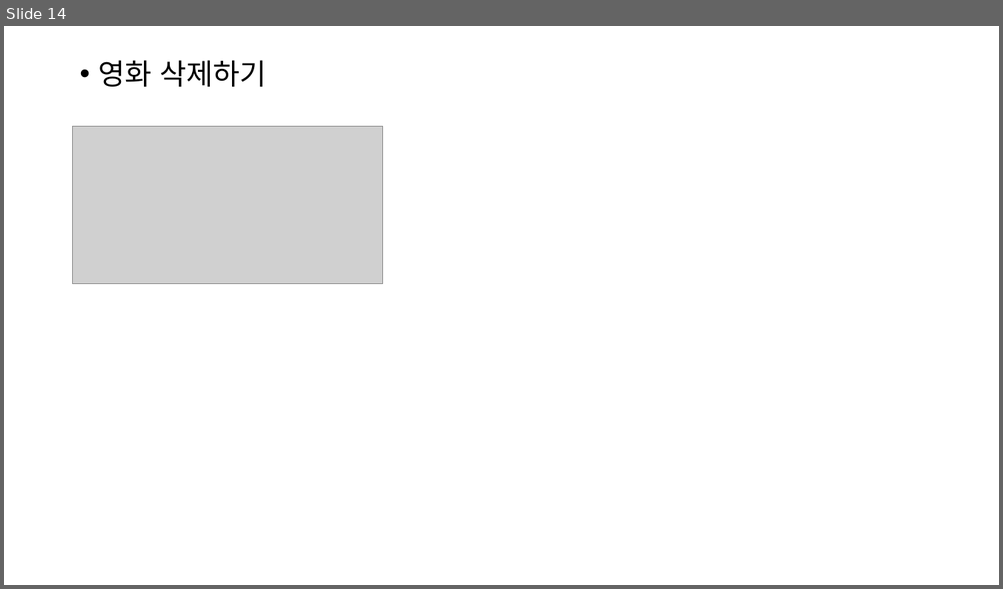
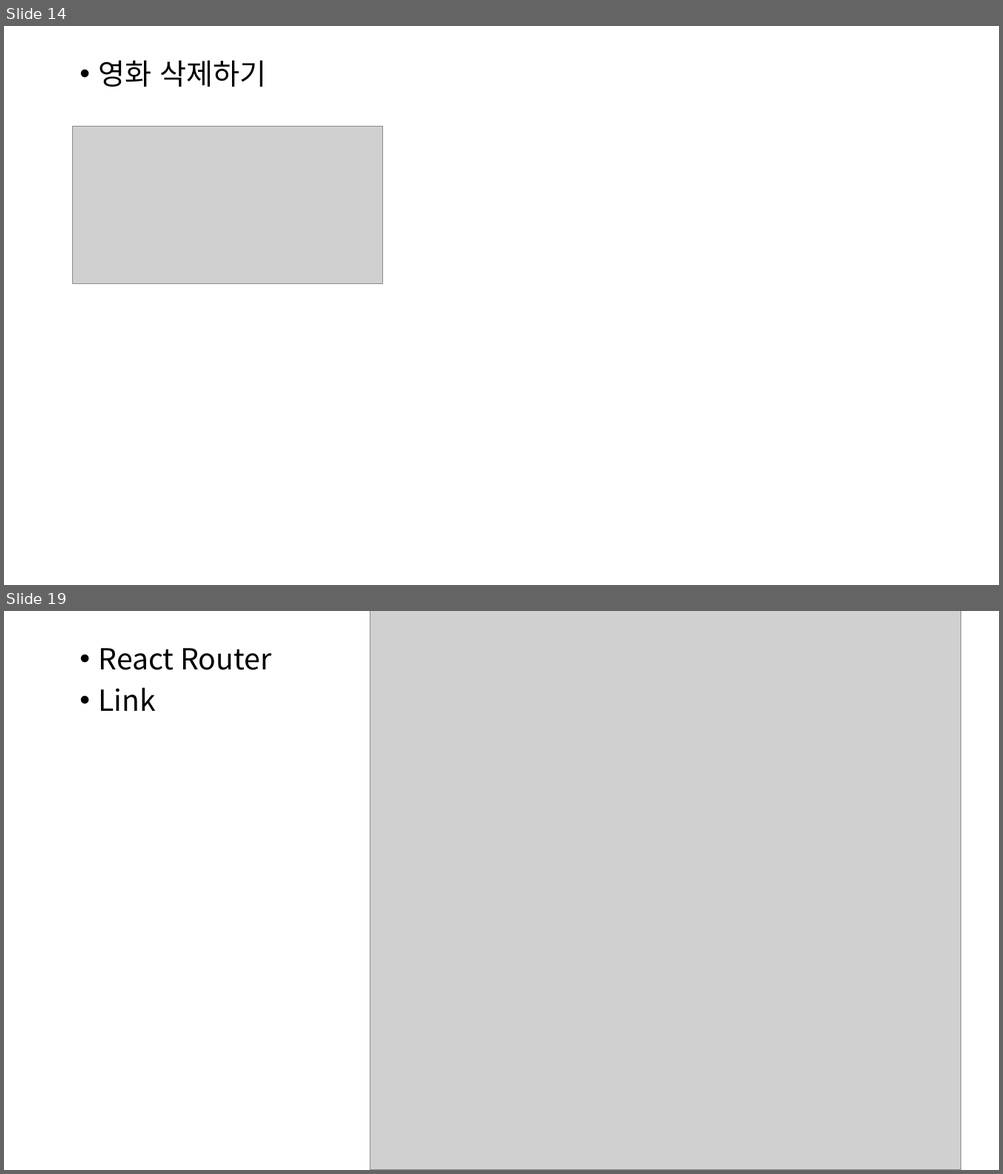
Before and after one commit to cscim918/react-basic, a slide deck: 리액트 공부.pptx. Shown one above the other, each under a label of ours: slide 14 before the commit, slides 14 and 19 after it; the slides between them are not shown. The pictures are 1003x589 and 1003x1174 pixels, drawn with LibreOffice and Linux fonts; fonts in the diff are those of the drawing; grey boxes stand for pictures. Boxes give left, top, right and bottom in pixels: in the first picture for what was removed or moved away, otherwise in the second. Text is boxed around its words. In the diff, an @@ line names an element or a change of style, - is before the commit and + after.

```diff
--- a/리액트 공부.pptx
+++ b/리액트 공부.pptx
@@ slide 19 added at (x1=4, y1=611, x2=999, y2=1170), background #FFFFFF @@
@@ picture added at (x1=370, y1=611, x2=961, y2=1170) @@
@@ text added at (x1=99, y1=648, x2=271, y2=711), 28 pt, text #000000 @@
+• React Router
+• Link
```
Also in this commit, not shown: 6 other slides added, 3 slides removed, 9 other files.
